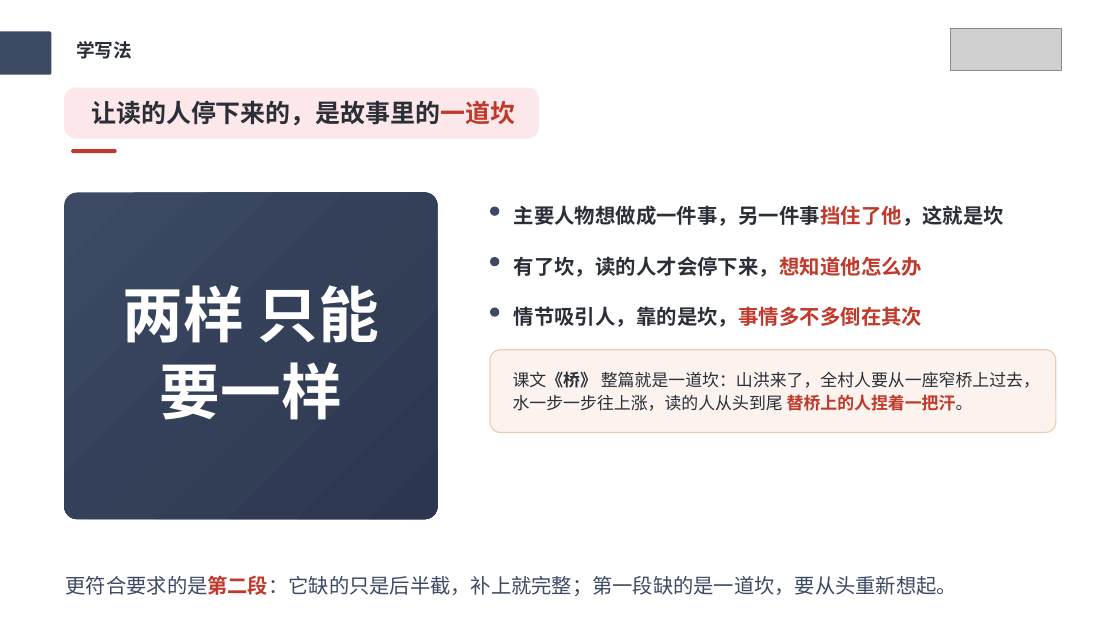
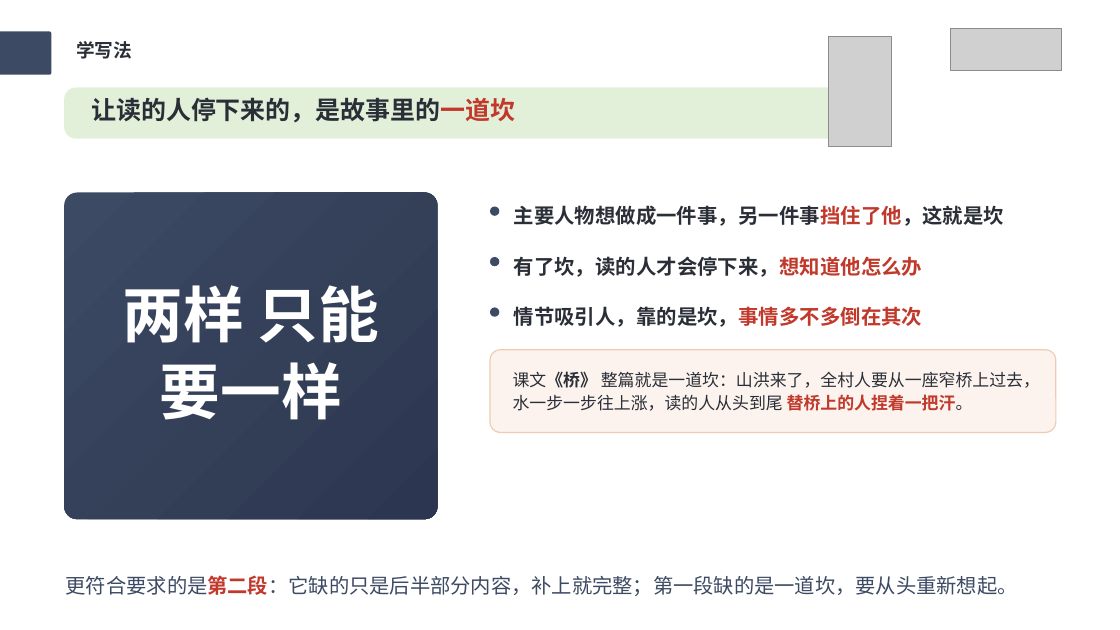
Before and after one commit to wuwenjia6498/laojohn-lesson-plan, a slide deck: slide 10 of 写作课件PPT输出/六上-第四单元-笔尖流出的故事/六上-第四单元-笔尖流出的故事-课件PPT.pptx. Drawn at 1120x630 pixels with LibreOffice and Linux fonts; fonts in the diff are those of the drawing; grey boxes stand for pictures. Boxes give left, top, right and bottom in pixels: in the first picture for what was removed or moved away, otherwise in the second. Text is boxed around its words. In the diff, an @@ line names an element or a change of style, - is before the commit and + after.

```diff
--- a/写作课件PPT输出/六上-第四单元-笔尖流出的故事/六上-第四单元-笔尖流出的故事-课件PPT.pptx
+++ b/写作课件PPT输出/六上-第四单元-笔尖流出的故事/六上-第四单元-笔尖流出的故事-课件PPT.pptx
@@ picture added at [828,36,891,147] @@
@@ rounded rectangle removed at [64,87,539,138] @@
@@ rounded rectangle added at [64,87,880,138], fill #E2F0D9 @@
@@ text "让读的人停下来的，是故事里的一道坎" at [91,97,515,122]: line spacing 0.99 to 0.89 @@
@@ rounded rectangle removed at [71,149,116,153] @@
@@ text at [66,575,1018,596]: text changed; size 26 to 26.1 pt @@
-更符合要求的是第二段：它缺的只是后半截，补上就完整；第一段缺的是一道坎，要从头重新想起。
+更符合要求的是第二段：它缺的只是后半部分内容，补上就完整；第一段缺的是一道坎，要从头重新想起。
```
Also in this commit, not shown: 27 other slides changed, 1 slide added, 1 slide removed, 4 other files.
